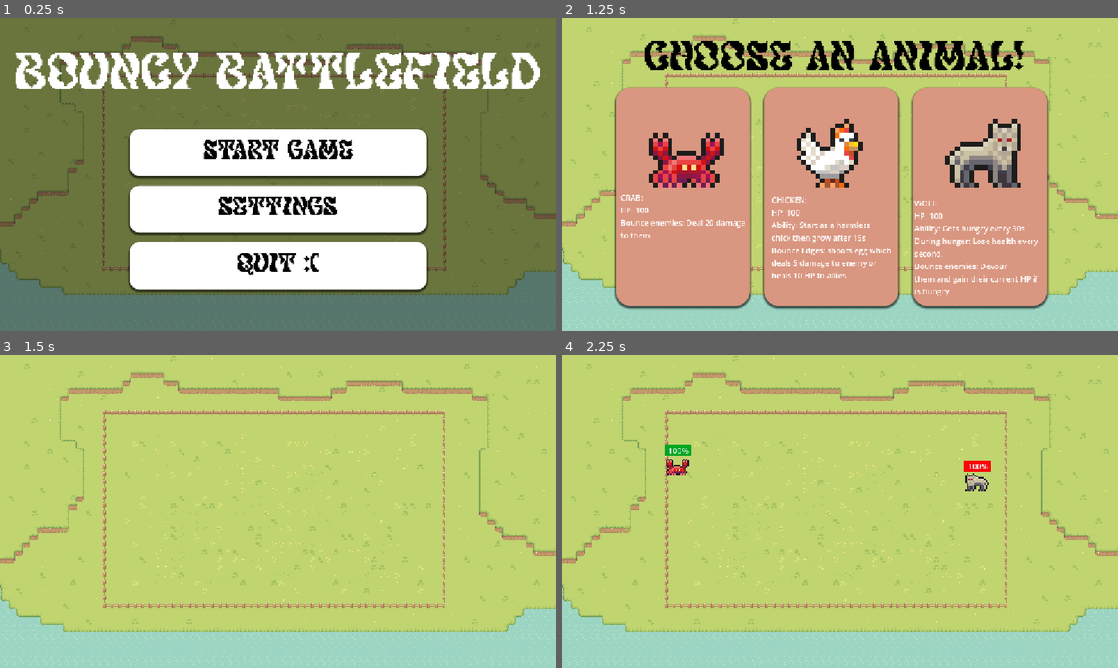
Above: before the commit, frames 1-4 (two rows, left to right).
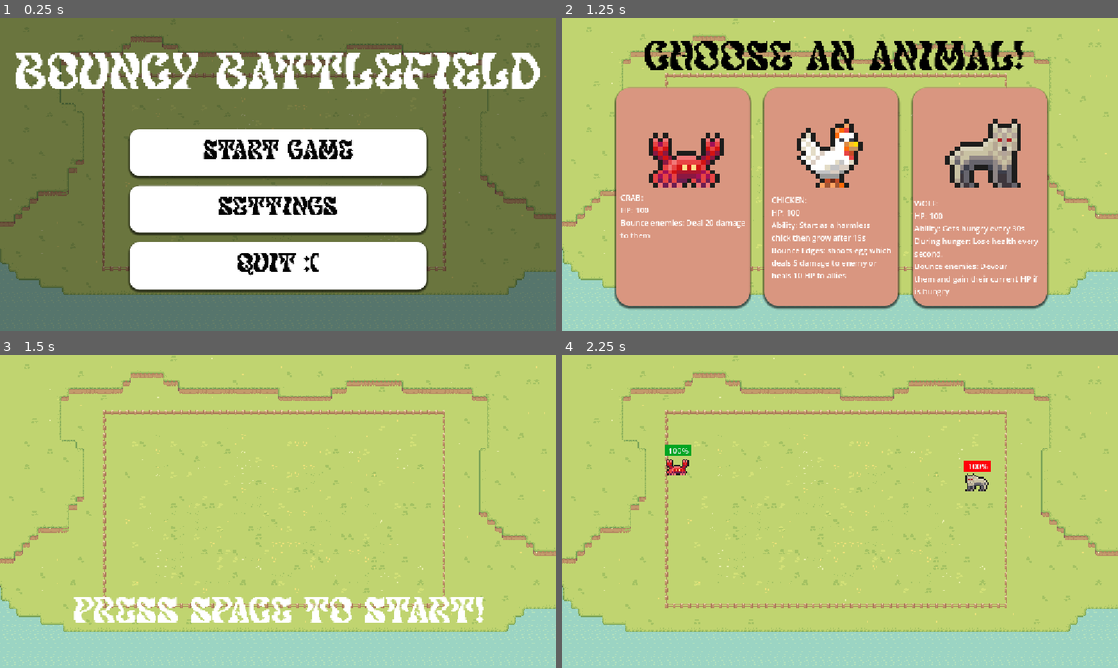
Above: after the commit, the same moments.

Repository: NNKD-Kevin/haven-project
Game: Godot game, scene res://scenes/main_menu.tscn
Two runs of this game, one before a commit and one after it. Both use one fixed random seed, a clock stepped at 60 frames per second and the inputs below.
Inputs (mouse positions are in pixels of both pictures, inside the frame that each line leads up to):
- Up to frame 1 (0.25 s): no input
- Up to frame 2 (1.25 s): click "START GAME" at 0.5 s
- Up to frame 3 (1.5 s): click (122, 533) at 1.25 s
- Up to frame 4 (2.25 s): tap Space (start) at 2 s; move the mouse to (962, 495) at 2.02 s; hold Right from 2.03 s (still down); hold Space (start) from 2.03 s (still down); click (962, 495) at 2.17 s

Frames 1-2 are identical in both runs. In frame 3, 3.5% of the frame differs, in the area x 13-87%, y 77-86%; in frame 4, nothing differs.

Commit message:
Space button

Diff:
--- a/haven-game/scenes/main.tscn
+++ b/haven-game/scenes/main.tscn
@@ -363,6 +363,44 @@
 sources/2 = SubResource("TileSetAtlasSource_1bvp3")
 sources/3 = SubResource("TileSetAtlasSource_lquwl")
 
+[sub_resource type="Animation" id="Animation_85g3d"]
+length = 0.001
+tracks/0/type = "value"
+tracks/0/imported = false
+tracks/0/enabled = true
+tracks/0/path = NodePath("..:scale")
+tracks/0/interp = 1
+tracks/0/loop_wrap = true
+tracks/0/keys = {
+"times": PackedFloat32Array(0),
+"transitions": PackedFloat32Array(1),
+"update": 0,
+"values": [Vector2(1, 1)]
+}
+
+[sub_resource type="Animation" id="Animation_choun"]
+resource_name = "pulse"
+length = 0.25
+loop_mode = 2
+tracks/0/type = "value"
+tracks/0/imported = false
+tracks/0/enabled = true
+tracks/0/path = NodePath("..:scale")
+tracks/0/interp = 1
+tracks/0/loop_wrap = true
+tracks/0/keys = {
+"times": PackedFloat32Array(0, 0.25),
+"transitions": PackedFloat32Array(1, 1),
+"update": 0,
+"values": [Vector2(1, 1), Vector2(1.1, 1.1)]
+}
+
+[sub_resource type="AnimationLibrary" id="AnimationLibrary_ya4ey"]
+_data = {
+&"RESET": SubResource("Animation_85g3d"),
+&"pulse": SubResource("Animation_choun")
+}
+
 [node name="Game" type="Node2D" unique_id=1046699917]
 script = ExtResource("1_tipki")
 
@@ -380,6 +418,7 @@
 text = "Choose an animal!"
 
 [node name="HBoxContainer" type="HBoxContainer" parent="Recruit" unique_id=2060210887]
+visible = false
 anchors_preset = 3
 anchor_left = 1.0
 anchor_top = 1.0
@@ -610,8 +649,27 @@
 layer_3/tile_data = PackedInt32Array(458765, 65537, 0, 458809, 196609, 0, 2097165, 65537, 2, 2097209, 196609, 2, 209716 …(5998 unchanged characters)…
 
 [node name="AudioStreamPlayer2D" type="AudioStreamPlayer2D" parent="." unique_id=898344478]
+visible = false
 stream = ExtResource("9_85g3d")
 autoplay = true
+
+[node name="CenterContainer" type="CenterContainer" parent="." unique_id=2099241847]
+offset_left = 578.00006
+offset_top = 538.0
+offset_right = 1401.0
+offset_bottom = 609.0
+use_top_left = true
+
+[node name="Space" type="Label" parent="CenterContainer" unique_id=78011650]
+layout_mode = 2
+theme_override_fonts/font = ExtResource("2_85g3d")
+theme_override_font_sizes/font_size = 70
+text = "Press Space to start!"
+
+[node name="AnimationPlayer" type="AnimationPlayer" parent="CenterContainer" unique_id=530761948]
+root_node = NodePath("../Space")
+libraries/ = SubResource("AnimationLibrary_ya4ey")
+autoplay = &"pulse"
 
 [connection signal="pressed" from="Recruit/HBoxContainer/Option1" to="Recruit/HBoxContainer" method="_on_option_1_pressed"]
 [connection signal="pressed" from="Recruit/HBoxContainer/Option2" to="Recruit/HBoxContainer" method="_on_option_2_pressed"]
--- a/haven-game/script/recruit.gd
+++ b/haven-game/script/recruit.gd
@@ -21,6 +21,7 @@
 @onready var description3=[chicken3,crab3,turtle3,wolf3]
 @onready var descriptions=[description1,description2,description3]
 var index=0
+@onready var center_container: CenterContainer = $"../../CenterContainer"
 
 
 
@@ -68,6 +69,8 @@
 func _pick(i: int):
 	Global.animals.append(choices[i])
 	hideall()
+	if center_container:
+		center_container.visible = true
 
 func _on_option_1_pressed() -> void: _pick(0)
 func _on_option_2_pressed() -> void: _pick(1)
--- a/haven-game/script/stage_level.gd
+++ b/haven-game/script/stage_level.gd
@@ -8,7 +8,11 @@
 	"bad_chick": preload("res://scenes/bad_chick.tscn"),
 	"bad_wolf": preload("res://scenes/bad_wolf.tscn"),
 	"bad_turtle": preload("res://scenes/bad_turtle.tscn"),
-}
+	}
+
+
+@onready var center_container: CenterContainer = $CenterContainer
+
 const ENEMY_TYPES = ["bad_crab", "bad_chick", "bad_wolf", "bad_turtle"]
 @onready var audio_stream_player_2d: AudioStreamPlayer2D = $AudioStreamPlayer2D
 
@@ -20,6 +24,8 @@
 
 func _ready():
 	audio_stream_player_2d.play()
+	if center_container:
+		center_container.visible = false
 func spawn_type(type:String):
 	var node = SCENES[type].instantiate()
 	var is_good = type.begins_with("good")
@@ -52,6 +58,8 @@
 
 func _input(event: InputEvent) -> void:
 	if event.is_action_pressed("start") and not combat and Global.ready_to_start:
+		if center_container:
+			center_container.visible = false
 		var count = ceil(Global.level / 2.0)
 		for i in range(count):
 			spawn_type(ENEMY_TYPES.pick_random())
